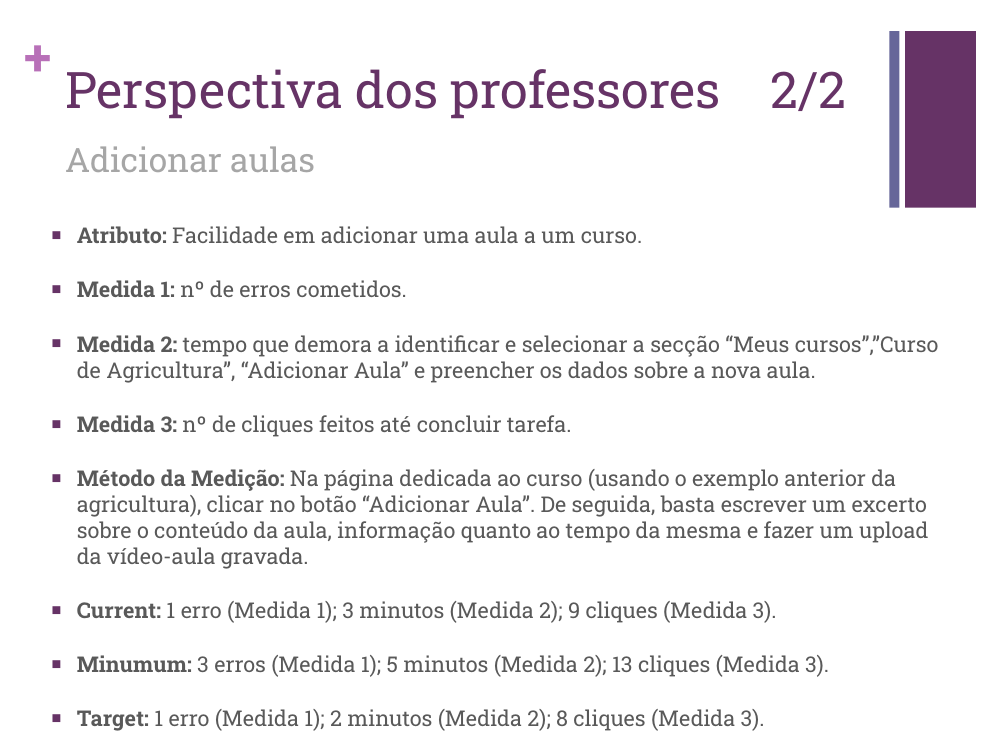
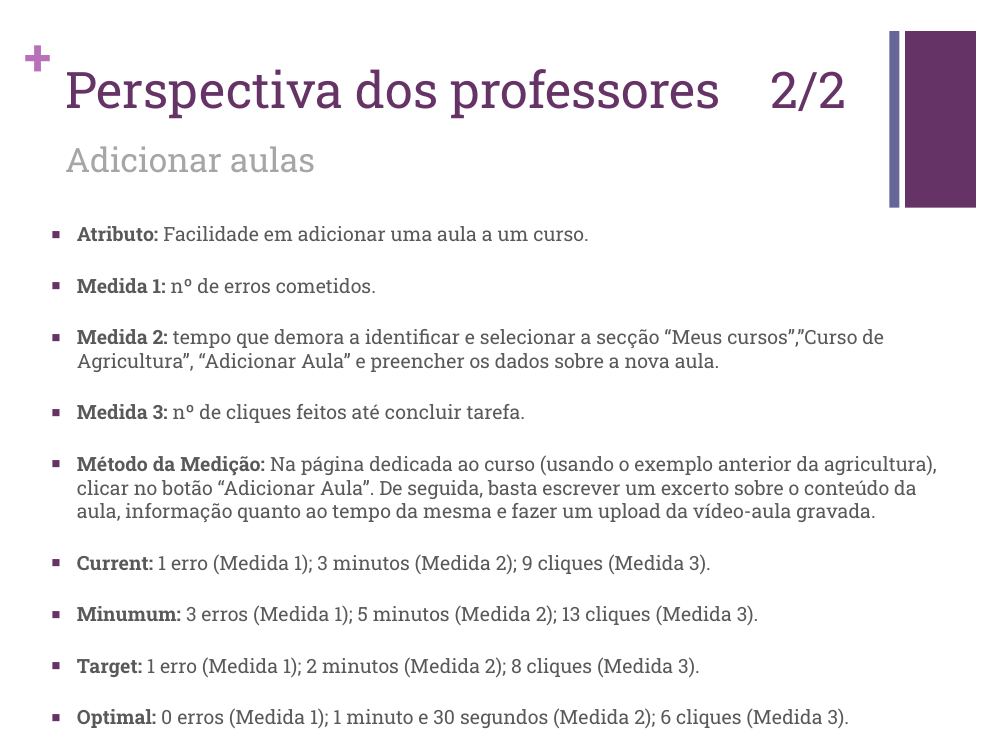
Before and after one commit to carboned4/C_C_U-2015-10, a slide deck: slide 13 of Aula 08/G10 - Apresentacao - Lab08.pptx (slide 11 before the commit). Drawn at 1008x756 pixels with LibreOffice and Linux fonts; fonts in the diff are those of the drawing. Boxes give left, top, right and bottom in pixels: in the first picture for what was removed or moved away, otherwise in the second. Text is boxed around its words. In the diff, an @@ line names an element or a change of style, - is before the commit and + after.

```diff
--- a/Aula 08/G10 - Apresentacao - Lab08.pptx
+++ b/Aula 08/G10 - Apresentacao - Lab08.pptx
@@ text "Atributo: Facilidade em adicionar uma ..." at (77,226,937,728): size 15.5 to 14 pt @@
```
Also in this commit, not shown: 7 other slides changed, 2 slides added.
